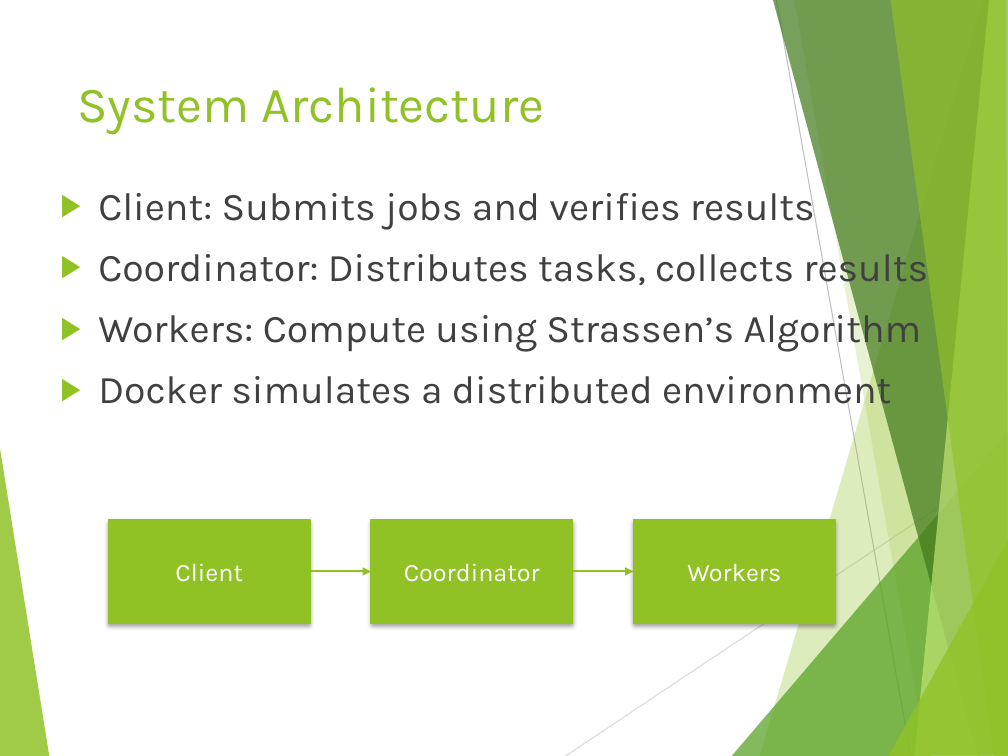
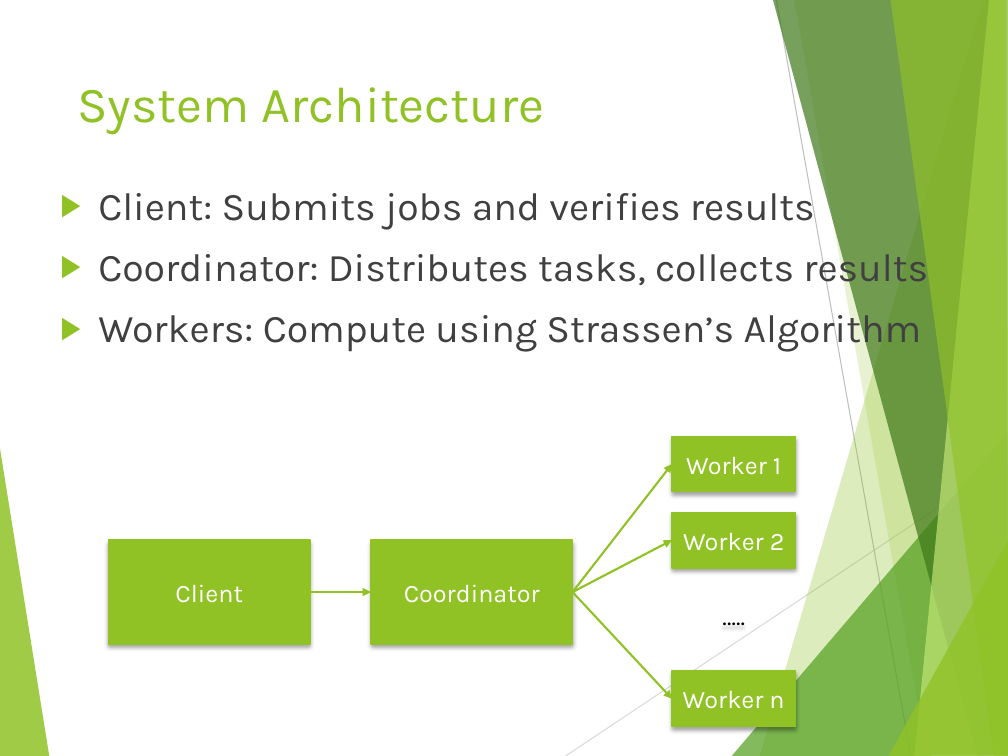
Before and after one commit to rbazzell/distributed-systems-project, a slide deck: slide 4 of DMaC_slides.pptx. Drawn at 1008x756 pixels with LibreOffice and Linux fonts; fonts in the diff are those of the drawing. Boxes give left, top, right and bottom in pixels: in the first picture for what was removed or moved away, otherwise in the second. Text is boxed around its words. In the diff, an @@ line names an element or a change of style, - is before the commit and + after.

```diff
--- a/DMaC_slides.pptx
+++ b/DMaC_slides.pptx
@@ text at (98,368,891,413): paragraph removed @@
-▶ Docker simulates a distributed environment
@@ rectangle "Worker 1": place and size @@
-rectangle "Worker 1" at (633,519,835,623)
+rectangle "Worker 1" at (672,436,796,492)
@@ arrow moved from (573, 572) - (633, 572) to (573, 592) - (672, 464) @@
@@ text in rectangle at (686,457,781,475): text changed @@
-Workers
+Worker 1
@@ rectangle added at (672,512,796,568), fill #90C226, outline #90C226 1 pt, 18 pt, text #FFFFFF @@
+Worker 2
@@ arrow added from (573, 592) to (672, 540), #90C226 1.5 pt @@
@@ 2 rectangles, 1 arrow: place and size @@
-2 rectangles, 1 arrow at (109,519,573,623)
+2 rectangles, 1 arrow at (109,540,573,644)
@@ arrow added from (573, 592) to (672, 699), #90C226 1.5 pt @@
@@ text added at (672,588,796,643), 18 pt, text #000000 @@
+…..
@@ rectangle added at (672,671,796,727), fill #90C226, outline #90C226 1 pt, 18 pt, text #FFFFFF @@
+Worker n
```
Also in this commit, not shown: 7 other slides changed.
